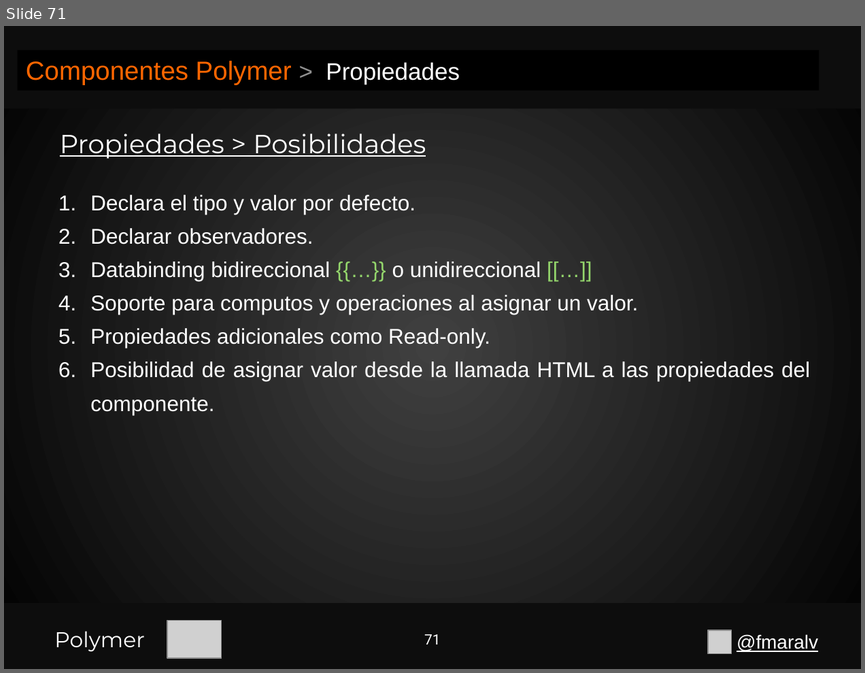
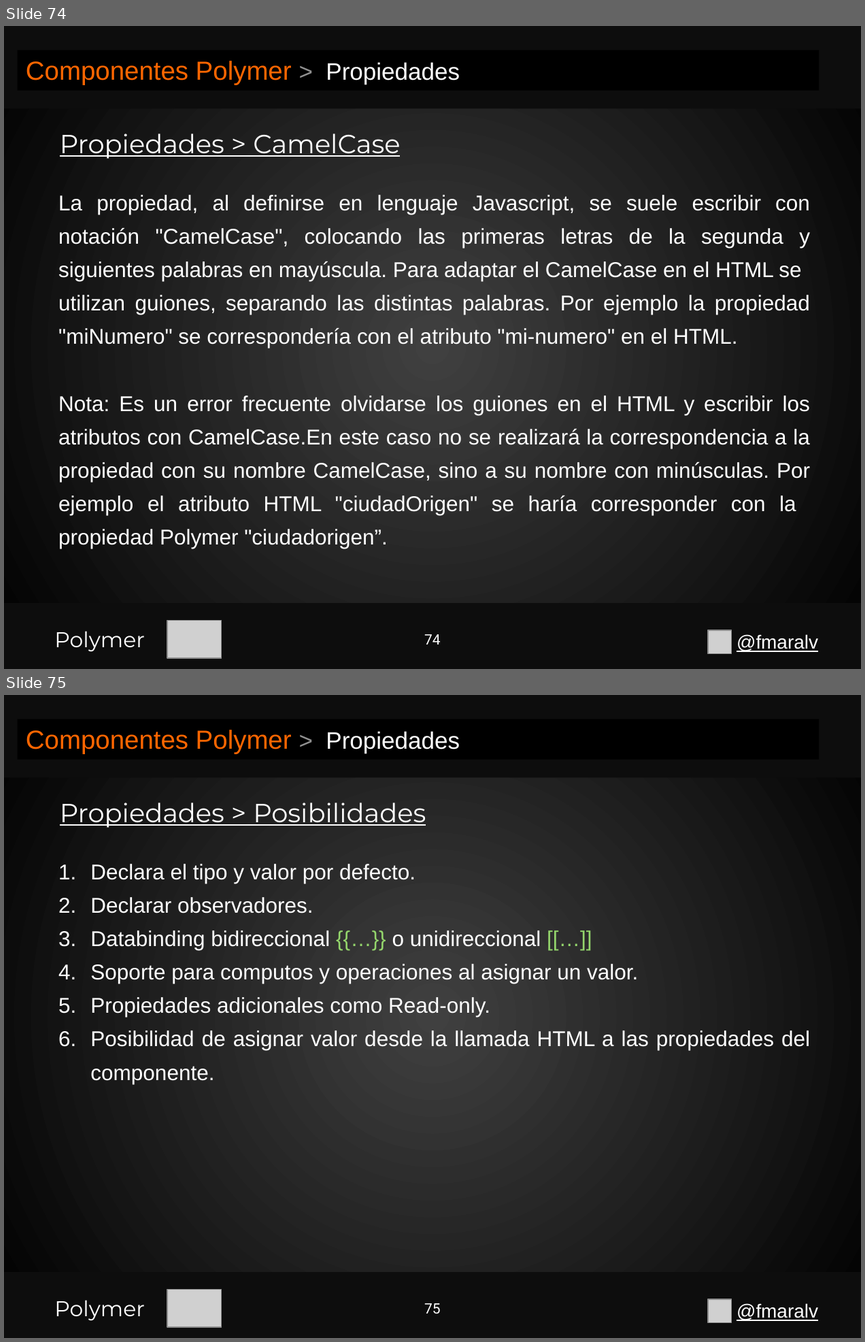
Before and after one commit to fmaralv/Presentacion, a slide deck: Polymer.pptx. Shown one above the other, each under a label of ours: slide 71 before the commit, slides 74 and 75 after it. The pictures are 865x673 and 865x1342 pixels, drawn with LibreOffice and Linux fonts; fonts in the diff are those of the drawing; grey boxes stand for pictures. Boxes give left, top, right and bottom in pixels: in the first picture for what was removed or moved away, otherwise in the second. Text is boxed around its words. In the diff, an @@ line names an element or a change of style, - is before the commit and + after.

```diff
--- a/Polymer.pptx
+++ b/Polymer.pptx
@@ slide 74 added at bbox=[4, 26, 861, 669], background gradient #404040 to #000000 @@
@@ rectangle added at bbox=[4, 26, 861, 108], fill #0D0D0D @@
@@ rectangle added at bbox=[18, 50, 819, 90], fill #000000, 22 pt, text #FF6600 @@
+Componentes Polymer > Propiedades
@@ text added at bbox=[60, 133, 400, 159], 22 pt, text #FFFFFF, underline @@
+Propiedades > CamelCase
@@ text added at bbox=[58, 195, 810, 548], 18 pt, text #FFFFFF @@
+La propiedad, al definirse en lenguaje Javascript, se suele escribir con notación "CamelCase", colocando las primeras letras de la segunda y siguientes palabras en mayúscula. Para adaptar el CamelCase en el HTML se
+utilizan guiones, separando las distintas palabras. Por ejemplo la propiedad "miNumero" se correspondería con el atributo "mi-numero" en el HTML.
+Nota: Es un error frecuente olvidarse los guiones en el HTML y escribir los atributos con CamelCase.En este caso no se realizará la correspondencia a la propiedad con su nombre CamelCase, sino a su nombre con minúsculas. Por ejemplo el atributo HTML "ciudadOrigen" se haría corresponder con la propiedad Polymer "ciudadorigen”.
@@ rectangle added at bbox=[4, 603, 861, 669], fill #0D0D0D @@
@@ rectangle added at bbox=[4, 603, 861, 669], fill #0D0D0D @@
@@ text added at bbox=[54, 631, 145, 652], 18 pt, text #FFFFFF @@
+Polymer
@@ picture added at bbox=[168, 620, 222, 658] @@
@@ page number added at bbox=[424, 634, 441, 644], 12 pt, text #FFFFFF @@
+74
@@ picture added at bbox=[707, 630, 732, 654] @@
@@ text added at bbox=[736, 634, 818, 652], 16 pt, text #FFFFFF, underline @@
+@fmaralv
@@ what was slide 71 is now slide 75 @@
@@ page number at bbox=[424, 1303, 441, 1313]: text changed @@
-71
+75
```
Also in this commit, not shown: 5 slides changed, 14 other slides added.
